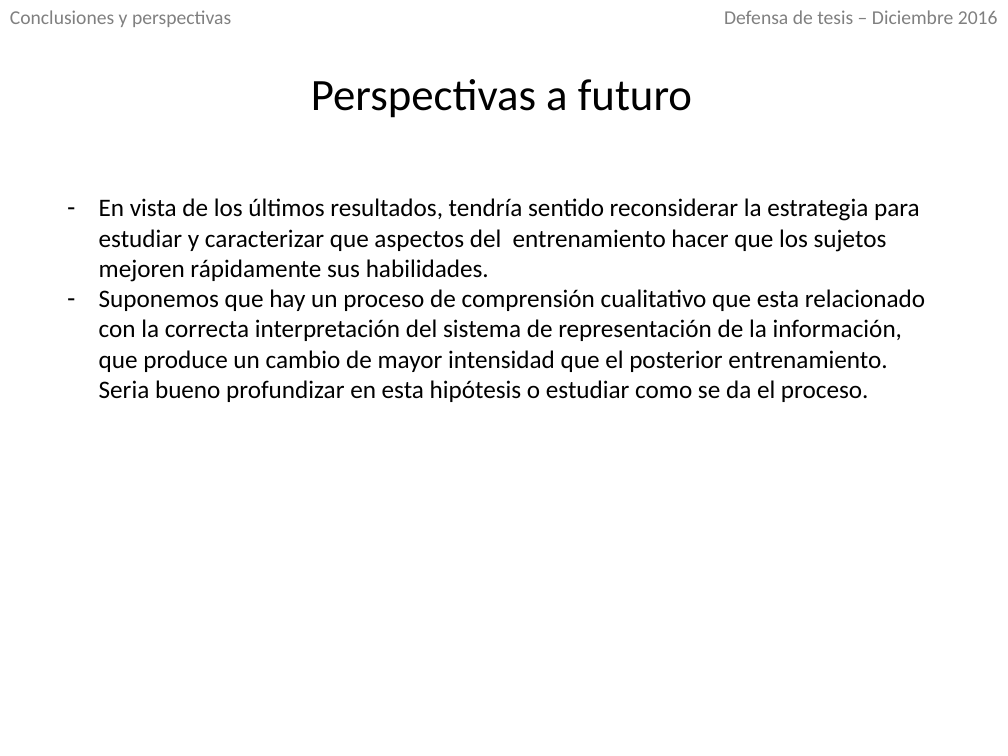
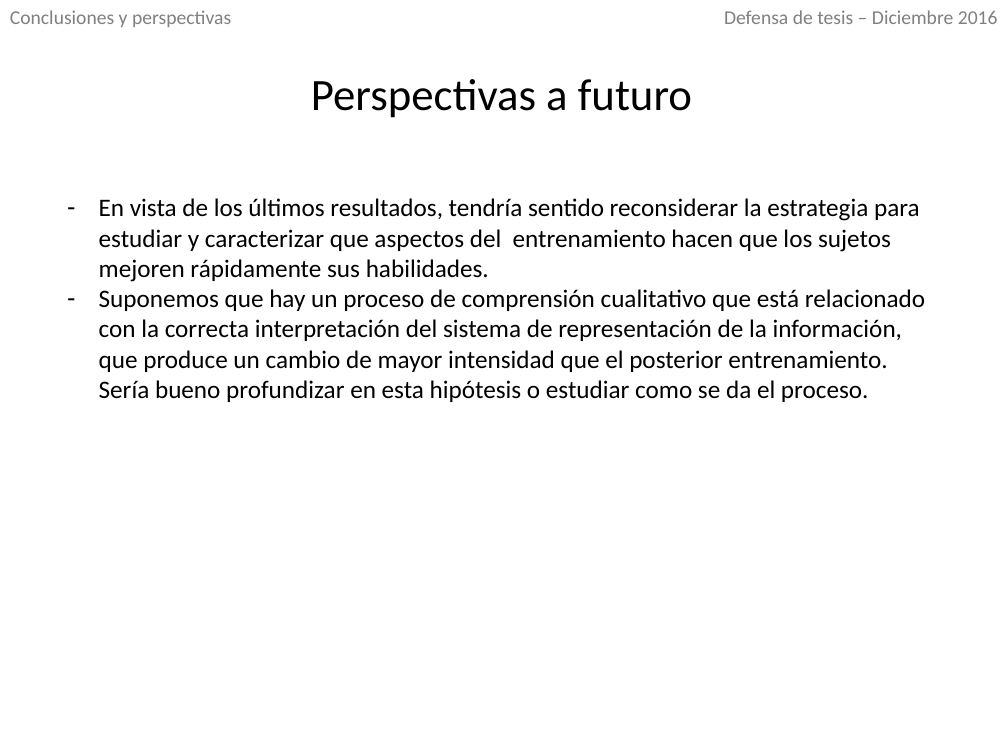
Before and after one commit to IoniUTDT/RedaccionTesis, a slide deck: slide 34 of Defensa/Cosas para usar/Defensa.pptx. Drawn at 1008x756 pixels with LibreOffice and Linux fonts; fonts in the diff are those of the drawing. Boxes give left, top, right and bottom in pixels: in the first picture for what was removed or moved away, otherwise in the second. Text is boxed around its words. In the diff, an @@ line names an element or a change of style, - is before the commit and + after.

```diff
--- a/Defensa/Cosas para usar/Defensa.pptx
+++ b/Defensa/Cosas para usar/Defensa.pptx
@@ text at (99, 198, 925, 402): text changed @@
-– En vista de los últimos resultados, tendría sentido reconsiderar la estrategia para estudiar y caracterizar que aspectos del entrenamiento hacer que los sujetos mejoren rápidamente sus habilidades.
-– Suponemos que hay un proceso de comprensión cualitativo que esta relacionado con la correcta interpretación del sistema de representación de la información, que produce un cambio de mayor intensidad que el posterior entrenamiento. Seria bueno profundizar en esta hipótesis o estudiar como se da el proceso.
+– En vista de los últimos resultados, tendría sentido reconsiderar la estrategia para estudiar y caracterizar que aspectos del entrenamiento hacen que los sujetos mejoren rápidamente sus habilidades.
+– Suponemos que hay un proceso de comprensión cualitativo que está relacionado con la correcta interpretación del sistema de representación de la información, que produce un cambio de mayor intensidad que el posterior entrenamiento. Sería bueno profundizar en esta hipótesis o estudiar como se da el proceso.
```
Also in this commit, not shown: 20 other slides changed, 1 other file.
